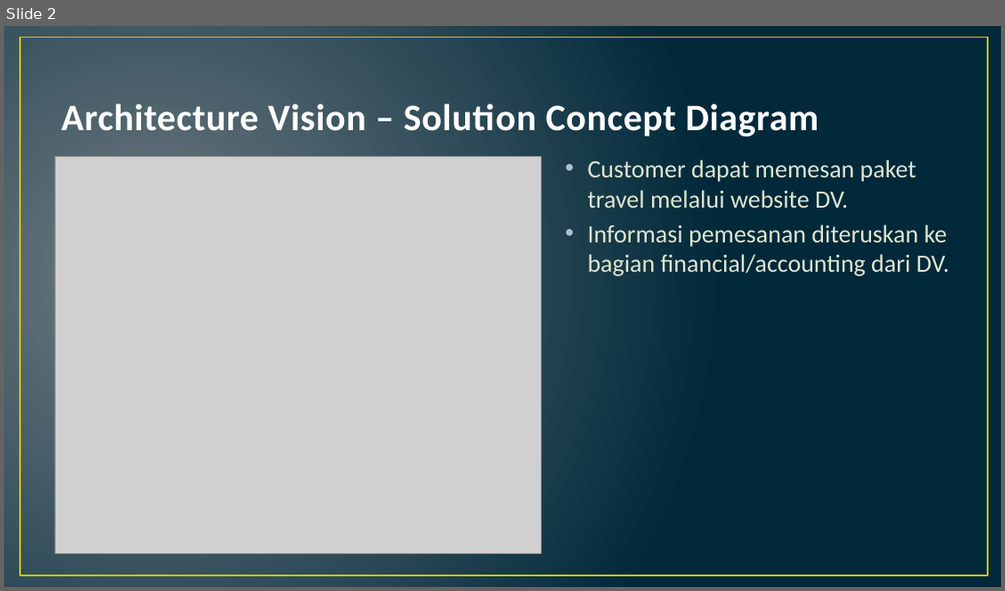
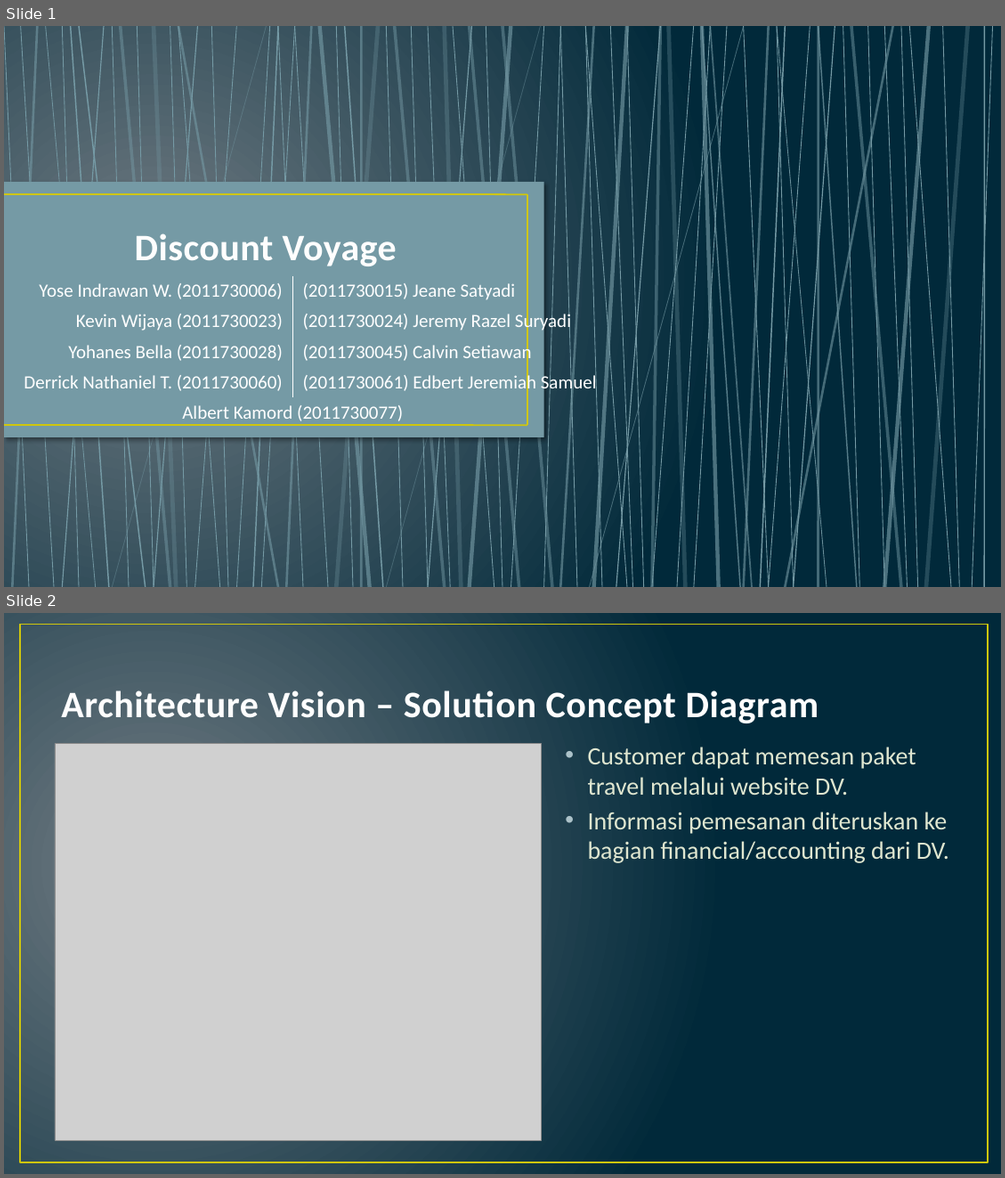
Before and after one commit to kamord/Tugas-SSI-EA, a slide deck: SSI - Discount Voyage.pptx. Shown one above the other, each under a label of ours: slide 2 before the commit, slides 1 and 2 after it. The pictures are 1005x591 and 1005x1178 pixels, drawn with LibreOffice and Linux fonts; fonts in the diff are those of the drawing; grey boxes stand for pictures. Boxes give left, top, right and bottom in pixels: in the first picture for what was removed or moved away, otherwise in the second. Text is boxed around its words. In the diff, an @@ line names an element or a change of style, - is before the commit and + after.

```diff
--- a/SSI - Discount Voyage.pptx
+++ b/SSI - Discount Voyage.pptx
@@ slide 1 added at box(4, 26, 1001, 587), background gradient #717C84 to #01293A @@
@@ group added at box(4, 26, 993, 587): 82 lines @@
@@ rectangle added at box(4, 182, 544, 437), fill #759AA5 @@
@@ line added from (4, 194) to (527, 194), #CFC60D 1.5 pt @@
@@ line added from (527, 194) to (527, 425), #CFC60D 1.5 pt @@
@@ title added at box(135, 233, 396, 266), 36 pt, text #FEFEFE, bold @@
+Discount Voyage
@@ table added at box(4, 276, 682, 427), 5 rows, 2 columns @@
+Yose Indrawan W. (2011730006) | (2011730015) Jeane Satyadi
+Kevin Wijaya (2011730023) | (2011730024) Jeremy Razel Suryadi
+Yohanes Bella (2011730028) | (2011730045) Calvin Setiawan
+Derrick Nathaniel T. (2011730060) | (2011730061) Edbert Jeremiah Samuel
+Albert Kamord (2011730077) | 
@@ line added from (4, 425) to (527, 426), #CFC60D 1.5 pt @@
```
Also in this commit, not shown: 1 slide removed.
